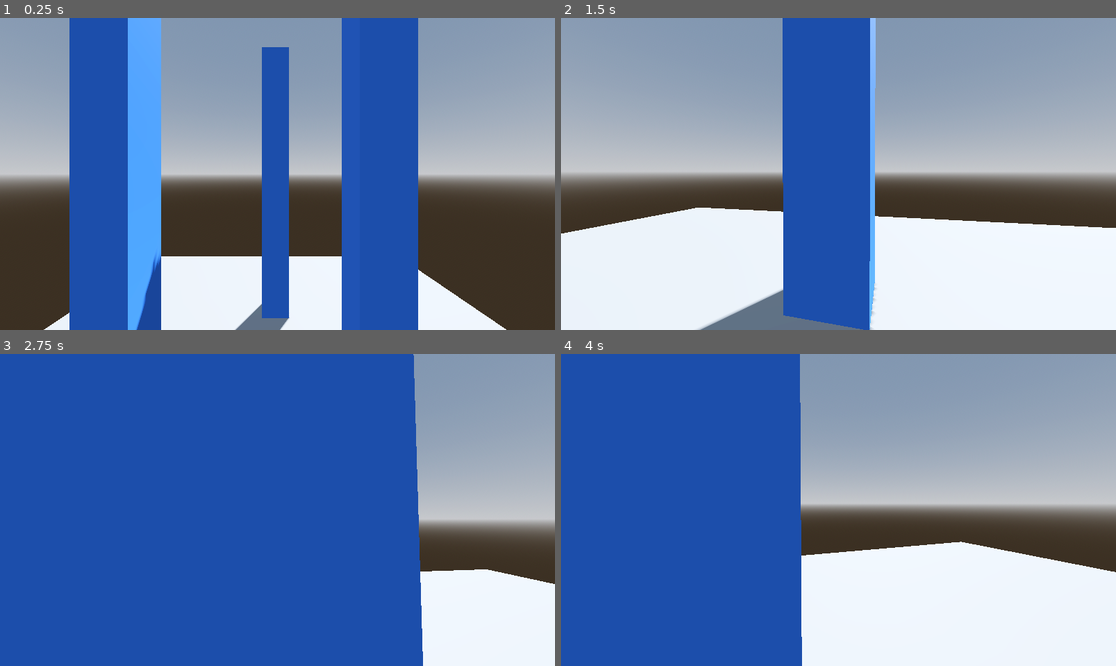
Above: before the commit, frames 1-4 (two rows, left to right).
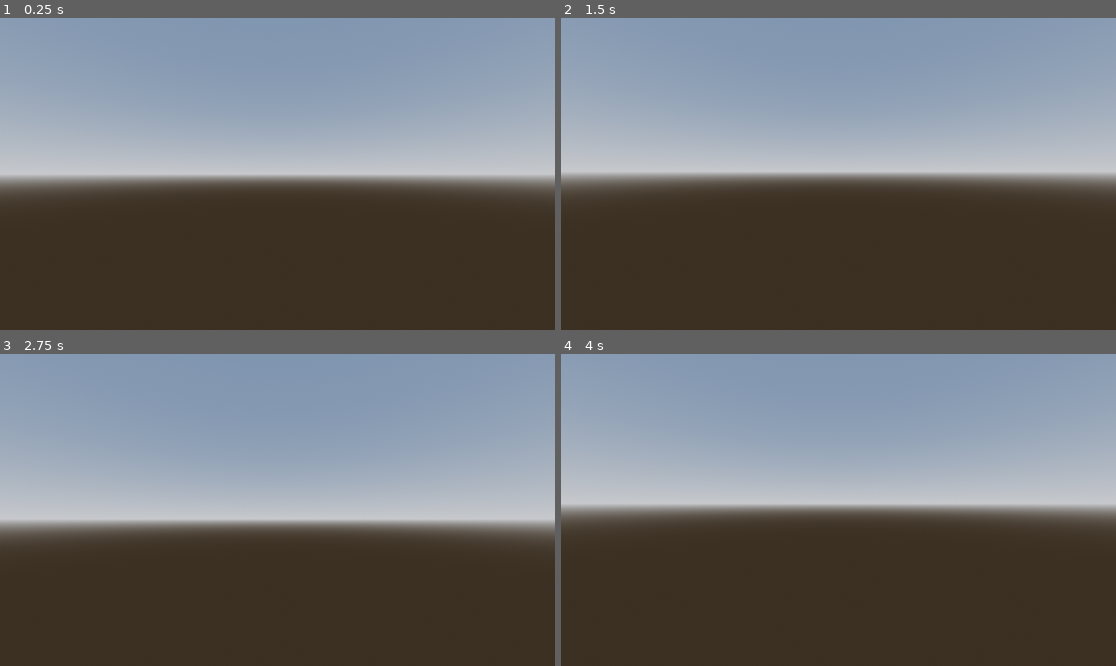
Above: after the commit, the same moments.

Repository: eggcelsior/cscg
Game: Godot game, scene res://scenes/world.tscn
Two runs of this game, one before a commit and one after it. Both use one fixed random seed, a clock stepped at 60 frames per second and the inputs below.
Inputs (mouse positions are in pixels of both pictures, inside the frame that each line leads up to):
- Up to frame 1 (0.25 s): no input
- Up to frame 2 (1.5 s): move the mouse to (866, 174) at 0.52 s; hold Shift (sprint) 0.53-1.28 s; hold W (forward) from 0.53 s (still down); tap Space (jump) at 0.77 s; move the mouse to (810, 174) at 1.27 s; tap Shift (sprint) at 1.35 s
- Up to frame 3 (2.75 s): keep holding W (forward); tap Space (jump) at 1.52 s; move the mouse to (288, 503) at 2.02 s; hold Shift (sprint) from 2.03 s (still down)
- Up to frame 4 (4 s): keep holding W (forward); move the mouse to (832, 516) at 2.77 s; release Shift (sprint) at 2.78 s; tap Shift (sprint) at 2.85 s; tap Space (jump) at 3.02, 3.77 s; move the mouse to (877, 513) at 3.52 s; hold Shift (sprint) from 3.53 s (still down)

The runs differ from the first frame. In frame 1, 43% of the frame differs, in the area x 7-92%, y 0-100%; in frame 2, 46%; in frame 3, 82%, in the area x 0-100%, y 0-100%; in frame 4, 64%.

Commit message:
added primitive 2d heightmap image generator

Diff:
--- /dev/null
+++ b/cscg/scenes/chunk.gd
@@ -0,0 +1,2 @@
+extends Node3D
+class_name Chunk
--- /dev/null
+++ b/cscg/scenes/heightmap_generator.gd
@@ -0,0 +1,42 @@
+extends Node2D
+class_name HeightmapGenerator
+
+var height_noise: FastNoiseLite
+var height_map: PackedFloat64Array
+@export var resolution: int = 1024
+
+func _ready():
+	init_noise()
+	generate_heightmap()
+	save()
+
+func init_noise():
+	height_noise = FastNoiseLite.new()
+	height_noise.seed = randi()
+	height_noise.noise_type = FastNoiseLite.TYPE_PERLIN #Perlin is default but in case you want to change it change it here
+	height_noise.frequency = 0.003
+
+func generate_heightmap():
+	for y in resolution:
+		for x in resolution:
+			var value = height_noise.get_noise_2d(x, y)
+			height_map.append(value)
+
+func save():
+	var image: Image = Image.new()
+	image.create(resolution, resolution, false, Image.FORMAT_RGB8)
+
+	var buffer = PackedByteArray()
+	buffer.resize(resolution * resolution * 3)
+	buffer = image.get_data()
+
+	for y in resolution:
+		for x in resolution:
+			var greyscale_val = int((height_map[y * resolution + x] + 1) * 127.5)
+			#R G B
+			buffer.append(greyscale_val)
+			buffer.append(greyscale_val)
+			buffer.append(greyscale_val)
+
+	image.set_data(resolution, resolution, false, Image.FORMAT_RGB8, buffer)
+	image.save_png("res://resources/height_map" + "_" + str(height_noise.seed) + ".png")
--- /dev/null
+++ b/cscg/scenes/heightmap_generator.tscn
@@ -0,0 +1,6 @@
+[gd_scene load_steps=2 format=3 uid="uid://5iciyfn15mmf"]
+
+[ext_resource type="Script" path="res://scenes/heightmap_generator.gd" id="1_0dr8c"]
+
+[node name="HeightmapGenerator" type="Node2D"]
+script = ExtResource("1_0dr8c")
--- a/cscg/scenes/world.tscn
+++ b/cscg/scenes/world.tscn
@@ -1,6 +1,7 @@
-[gd_scene load_steps=10 format=3 uid="uid://bts551xoh06xl"]
+[gd_scene load_steps=11 format=3 uid="uid://bts551xoh06xl"]
 
 [ext_resource type="PackedScene" uid="uid://xhh682yvl5o7" path="res://scenes/player.tscn" id="1_m53fx"]
+[ext_resource type="Script" path="res://scenes/chunk.gd" id="2_jeew3"]
 
 [sub_resource type="ProceduralSkyMaterial" id="ProceduralSkyMaterial_2fb6n"]
 sky_horizon_color = Color(0.64625, 0.65575, 0.67075, 1)
@@ -42,6 +43,7 @@
 transform = Transform3D(1, 0, 0, 0, 1, 0, 0, 0, 1, 0, 4, 0)
 
 [node name="StaticBody3D" type="StaticBody3D" parent="."]
+transform = Transform3D(1, 0, 0, 0, 1, 0, 0, 0, 1, 0, 14, 0)
 
 [node name="MeshInstance3D" type="MeshInstance3D" parent="StaticBody3D"]
 transform = Transform3D(7.9, 0, 0, 0, 1, 0, 0, 0, 13.1, 0, 0, 0)
@@ -52,7 +54,7 @@
 shape = SubResource("ConvexPolygonShape3D_cs8w6")
 
 [node name="MeshInstance3D" type="MeshInstance3D" parent="."]
-transform = Transform3D(1, 0, 0, 0, 1, 0, 0, 0, 1, 0, 5, -8)
+transform = Transform3D(1, 0, 0, 0, 1, 0, 0, 0, 1, 0, 19, -8)
 mesh = SubResource("BoxMesh_eok7y")
 surface_material_override/0 = SubResource("StandardMaterial3D_qxbqn")
 
@@ -62,7 +64,7 @@
 shape = SubResource("ConcavePolygonShape3D_wqvbk")
 
 [node name="MeshInstance3D2" type="MeshInstance3D" parent="."]
-transform = Transform3D(1, 0, 0, 0, 1, 0, 0, 0, 1, -3, 5, -4)
+transform = Transform3D(1, 0, 0, 0, 1, 0, 0, 0, 1, -3, 19, -4)
 mesh = SubResource("BoxMesh_eok7y")
 surface_material_override/0 = SubResource("StandardMaterial3D_qxbqn")
 
@@ -72,7 +74,7 @@
 shape = SubResource("ConcavePolygonShape3D_wqvbk")
 
 [node name="MeshInstance3D3" type="MeshInstance3D" parent="."]
-transform = Transform3D(1, 0, 0, 0, 1, 0, 0, 0, 1, 2, 5, -4)
+transform = Transform3D(1, 0, 0, 0, 1, 0, 0, 0, 1, 2, 19, -4)
 mesh = SubResource("BoxMesh_eok7y")
 surface_material_override/0 = SubResource("StandardMaterial3D_qxbqn")
 
@@ -82,7 +84,7 @@
 shape = SubResource("ConcavePolygonShape3D_wqvbk")
 
 [node name="MeshInstance3D4" type="MeshInstance3D" parent="."]
-transform = Transform3D(1, 0, 0, 0, 1, 0, 0, 0, 1, 0, 5, 4)
+transform = Transform3D(1, 0, 0, 0, 1, 0, 0, 0, 1, 0, 19, 4)
 mesh = SubResource("BoxMesh_eok7y")
 surface_material_override/0 = SubResource("StandardMaterial3D_qxbqn")
 
@@ -90,3 +92,6 @@
 
 [node name="CollisionShape3D" type="CollisionShape3D" parent="MeshInstance3D4/StaticBody3D"]
 shape = SubResource("ConcavePolygonShape3D_wqvbk")
+
+[node name="Chunk" type="Node3D" parent="."]
+script = ExtResource("2_jeew3")
Binary file added: cscg/resources/height_map_-613304551.png
Not shown, added: cscg/resources/height_map_-613304551.png.import
Binary file added: cscg/resources/height_map_1927767461.png
Not shown, added: cscg/resources/height_map_1927767461.png.import
